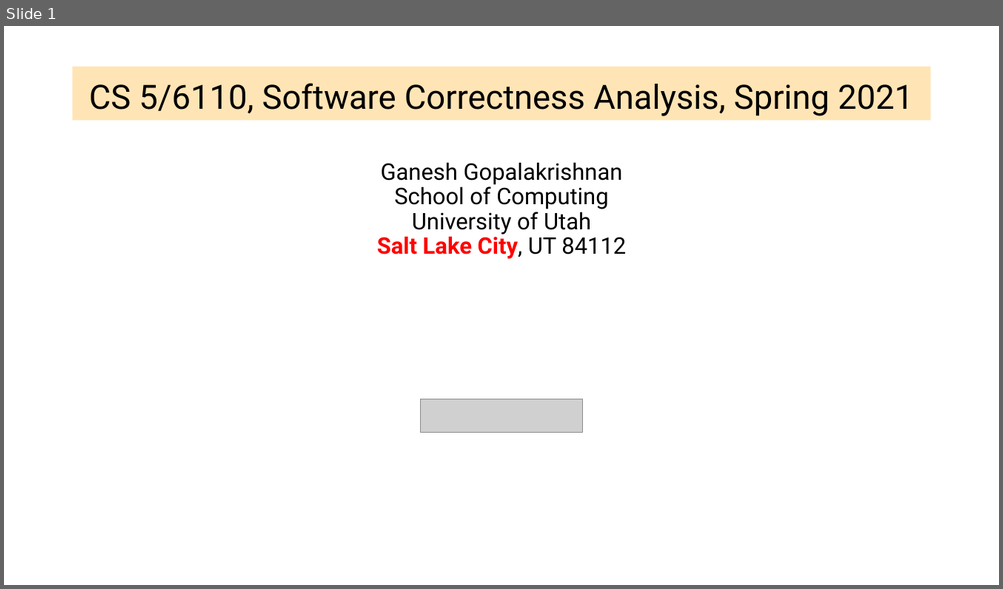
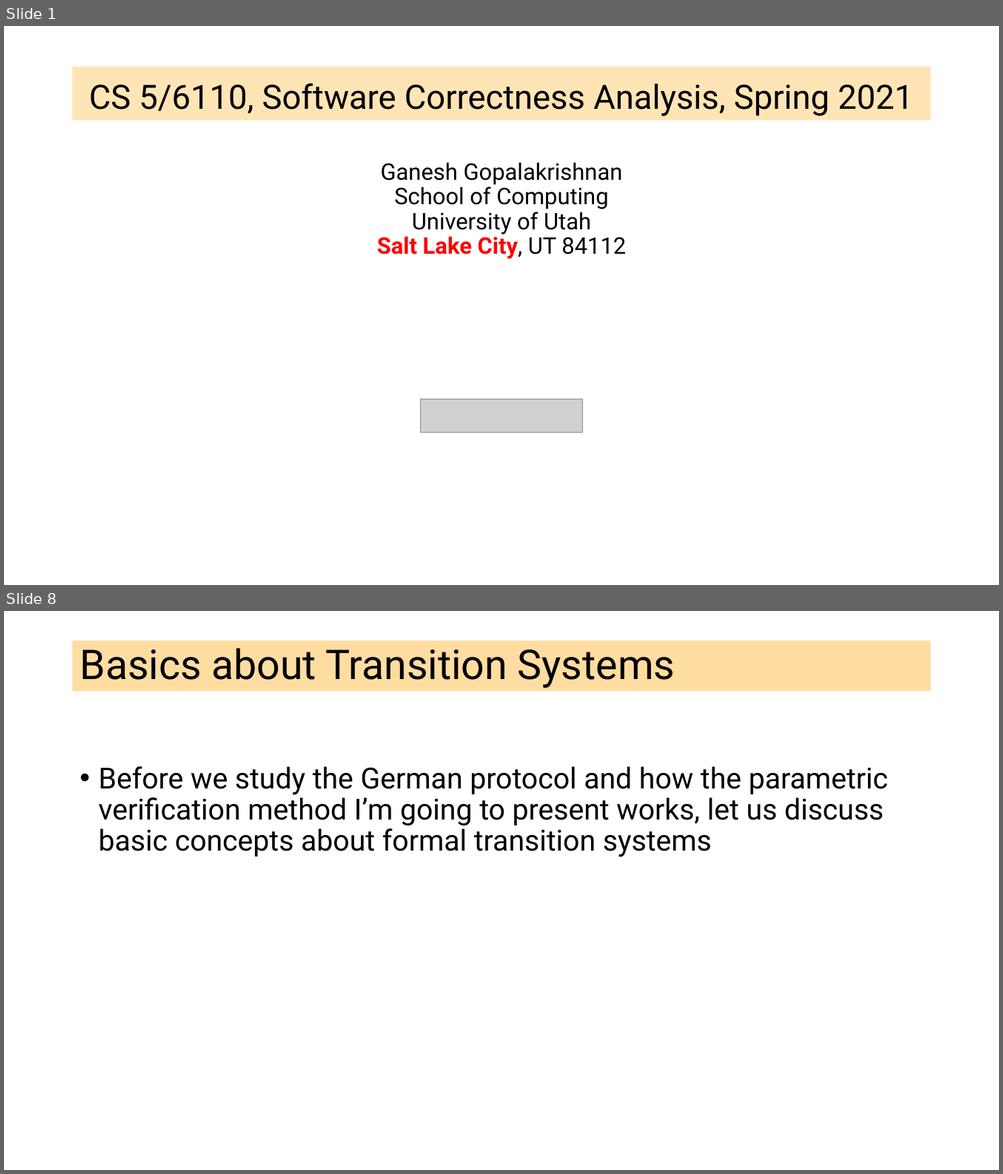
Before and after one commit to ganeshutah/cs6110s22, a slide deck: Lec19/Lec19.pptx. Shown one above the other, each under a label of ours: slide 1 before the commit, slides 1 and 8 after it; the slides between them are not shown. The pictures are 1003x589 and 1003x1174 pixels, drawn with LibreOffice and Linux fonts; fonts in the diff are those of the drawing; grey boxes stand for pictures. Boxes give left, top, right and bottom in pixels: in the first picture for what was removed or moved away, otherwise in the second. Text is boxed around its words. In the diff, an @@ line names an element or a change of style, - is before the commit and + after.

```diff
--- a/Lec19/Lec19.pptx
+++ b/Lec19/Lec19.pptx
@@ slide 8 added at (4,611,999,1170), background #FFFFFF @@
@@ title added at (73,641,930,692), fill #FFBD47 at 51% opacity, 39.6 pt, text #000000 @@
+Basics about Transition Systems
@@ text added at (99,766,888,857), 28 pt, text #000000 @@
+• Before we study the German protocol and how the parametric verification method I’m going to present works, let us discuss basic concepts about formal transition systems
```
Also in this commit, not shown: 1 slide changed, 35 other slides added, 10 slides removed.
